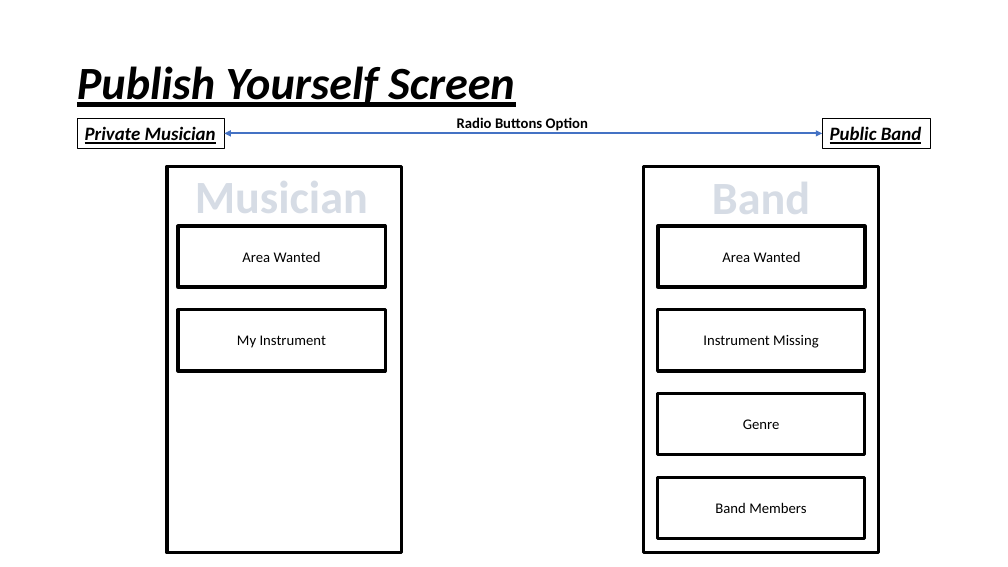
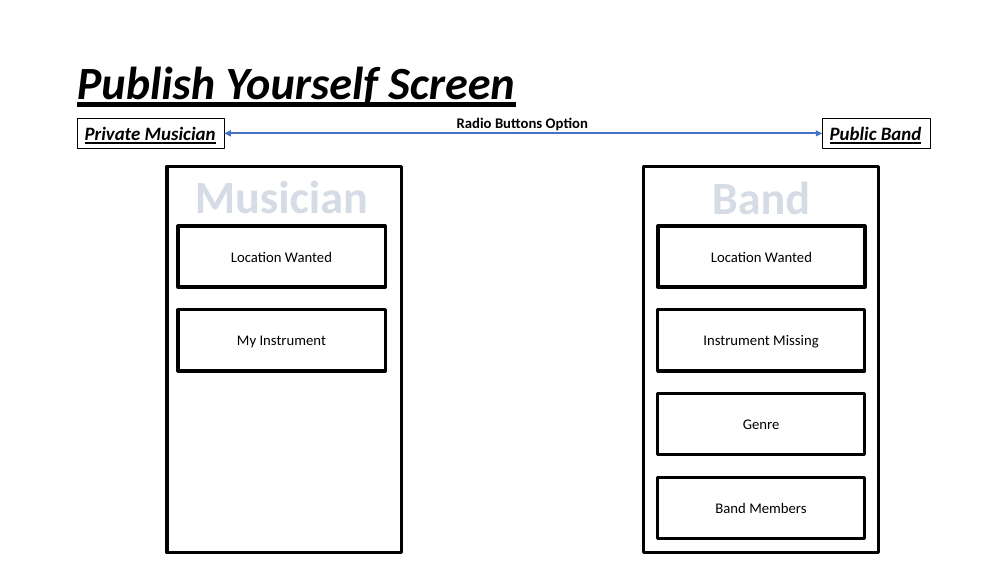
Before and after one commit to LidorPrototype/MusicianFinder, a slide deck: slide 8 of Musician Finder Specification Document.pptx. Drawn at 1008x567 pixels with LibreOffice and Linux fonts; fonts in the diff are those of the drawing. Boxes give left, top, right and bottom in pixels: in the first picture for what was removed or moved away, otherwise in the second. Text is boxed around its words. In the diff, an @@ line names an element or a change of style, - is before the commit and + after.

```diff
--- a/Musician Finder Specification Document.pptx
+++ b/Musician Finder Specification Document.pptx
@@ text in rectangle at (231, 251, 332, 262): text changed @@
-Area Wanted
+Location Wanted
@@ text in rectangle at (711, 251, 812, 262): text changed @@
-Area Wanted
+Location Wanted
```
Also in this commit, not shown: 6 other slides changed, 14 other files.
